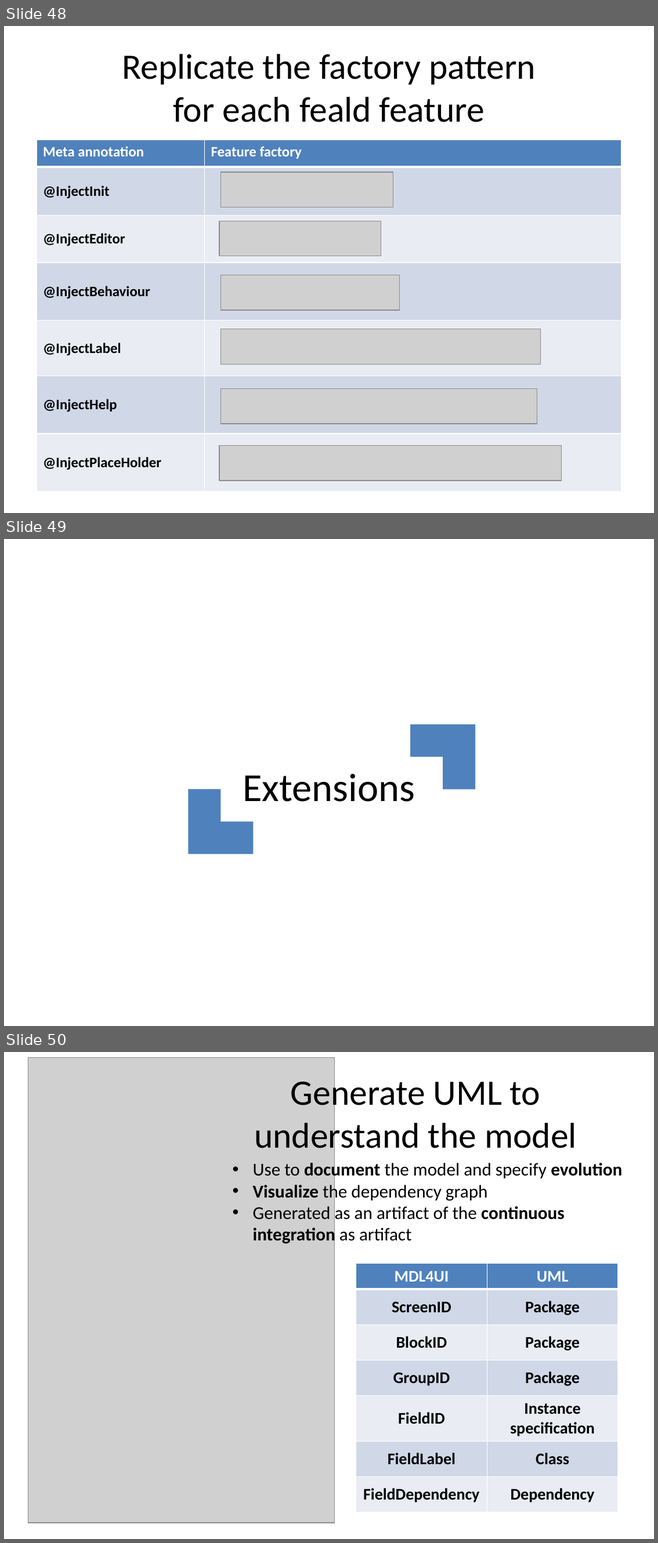
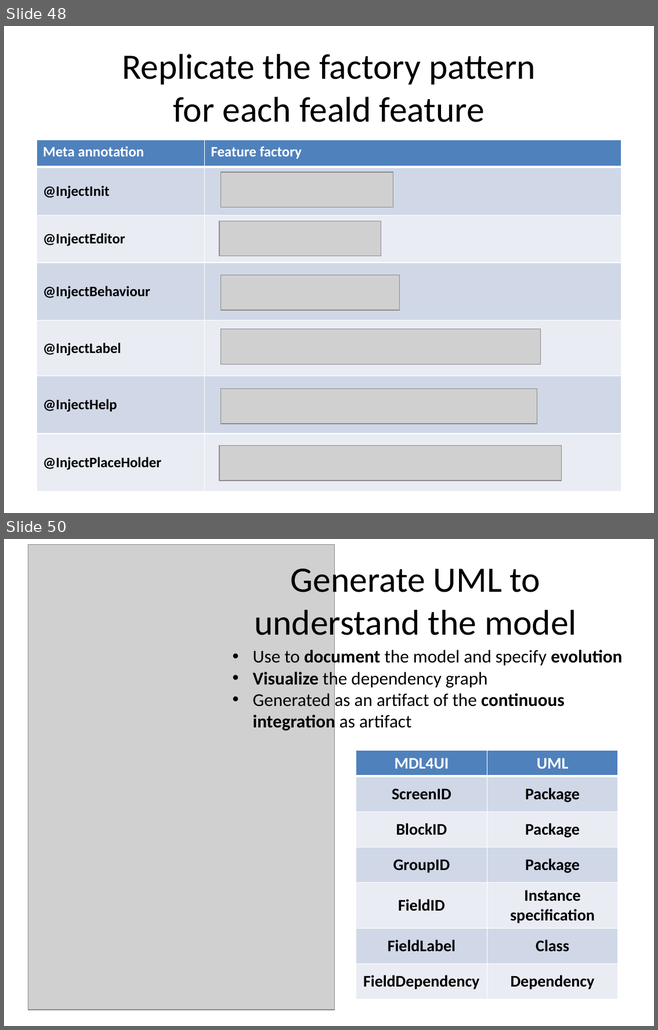
Before and after one commit to lesfurets/mdl4ui, a slide deck: mdl4ui-docs/mdl4ui_cg2013.pptx. Shown one above the other, each under a label of ours: slides 48, 49 and 50 before the commit, slides 48 and 50 after it; the slides between them are not shown. The pictures are 658x1543 and 658x1030 pixels, drawn with LibreOffice and Linux fonts; fonts in the diff are those of the drawing; grey boxes stand for pictures. Boxes give left, top, right and bottom in pixels: in the first picture for what was removed or moved away, otherwise in the second. Text is boxed around its words. In the diff, an @@ line names an element or a change of style, - is before the commit and + after.

```diff
--- a/mdl4ui-docs/mdl4ui_cg2013.pptx
+++ b/mdl4ui-docs/mdl4ui_cg2013.pptx
@@ slide 49 removed at (4,539,654,1026), background #FFFFFF @@
@@ corner removed at (410,724,475,789) @@
@@ title removed at (242,774,415,802) @@
-Extensions
@@ corner removed at (188,789,253,854) @@
```
Also in this commit, not shown: 1 slide changed, 5 slides added, 3 other slides removed.
